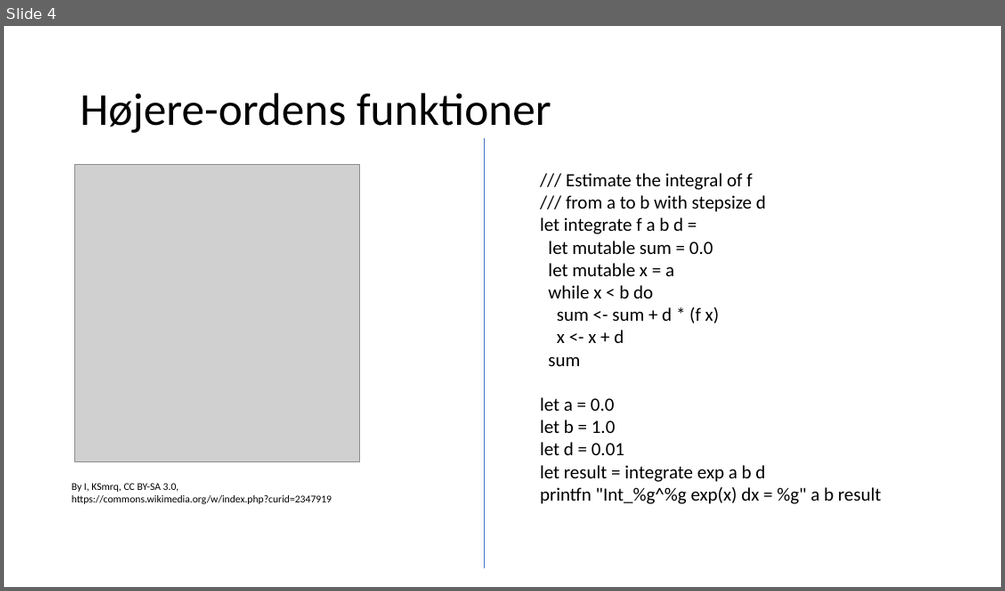
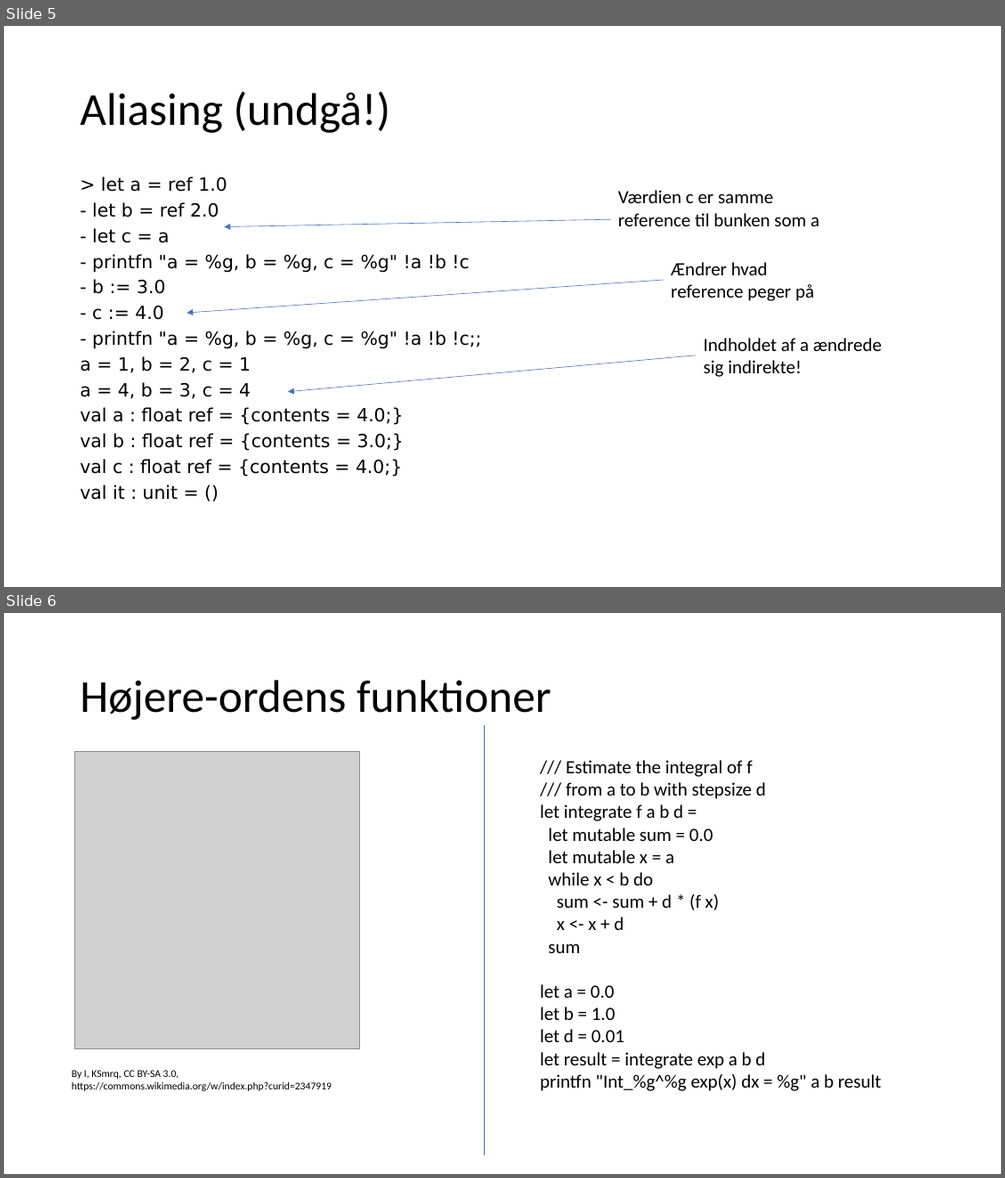
Before and after one commit to fisterloegsovs/pop22, a slide deck: lectures/4.1StackHeapRefsHigherOrderFcts/lecture.pptx. Shown one above the other, each under a label of ours: slide 4 before the commit, slides 5 and 6 after it. The pictures are 1005x591 and 1005x1178 pixels, drawn with LibreOffice and Linux fonts; fonts in the diff are those of the drawing; grey boxes stand for pictures. Boxes give left, top, right and bottom in pixels: in the first picture for what was removed or moved away, otherwise in the second. Text is boxed around its words. In the diff, an @@ line names an element or a change of style, - is before the commit and + after.

```diff
--- a/lectures/4.1StackHeapRefsHigherOrderFcts/lecture.pptx
+++ b/lectures/4.1StackHeapRefsHigherOrderFcts/lecture.pptx
@@ slide 5 added at box(4, 26, 1001, 587), background #FFFFFF @@
@@ title added at box(80, 91, 390, 133), 44 pt, text #000000 @@
+Aliasing (undgå!)
@@ text added at box(80, 176, 481, 499), 17.5 pt, text #000000 @@
+> let a = ref 1.0
+- let b = ref 2.0
+- let c = a
+- printfn "a = %g, b = %g, c = %g" !a !b !c
+- b := 3.0
+- c := 4.0
+- printfn "a = %g, b = %g, c = %g" !a !b !c;;
+a = 1, b = 2, c = 1
+a = 4, b = 3, c = 4
+val a : float ref = {contents = 4.0;}
+val b : float ref = {contents = 3.0;}
+val c : float ref = {contents = 4.0;}
+val it : unit = ()
@@ text added at box(618, 190, 819, 226), 18 pt, text #000000 @@
+Værdien c er samme reference til bunken som a
@@ arrow added from (611, 220) to (224, 227), #4472C4 0.5 pt @@
@@ text added at box(671, 262, 814, 301), 18 pt, text #000000 @@
+Ændrer hvad reference peger på
@@ arrow added from (663, 280) to (186, 313), #4472C4 0.5 pt @@
@@ text added at box(704, 338, 882, 377), 18 pt, text #000000 @@
+Indholdet af a ændrede sig indirekte!
@@ arrow added from (696, 355) to (288, 392), #4472C4 0.5 pt @@
@@ what was slide 4 is now slide 6 @@
```
Also in this commit, not shown: 3 slides changed, 2 other slides added, 1 slide removed, 1 other file.
